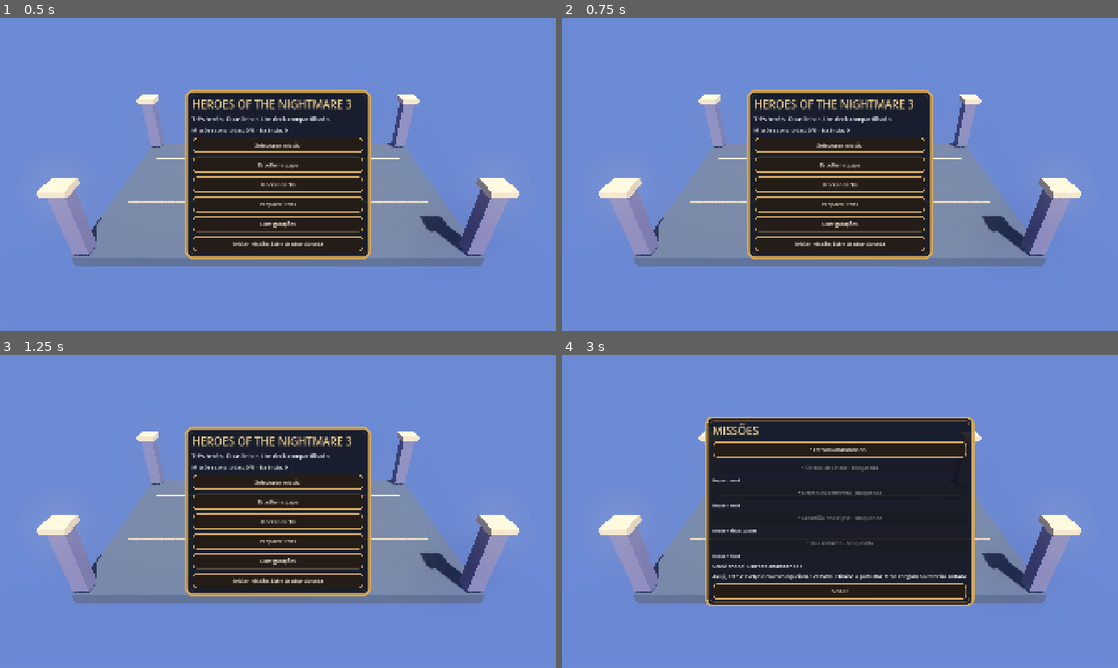
Above: before the commit, frames 1-4 (two rows, left to right).
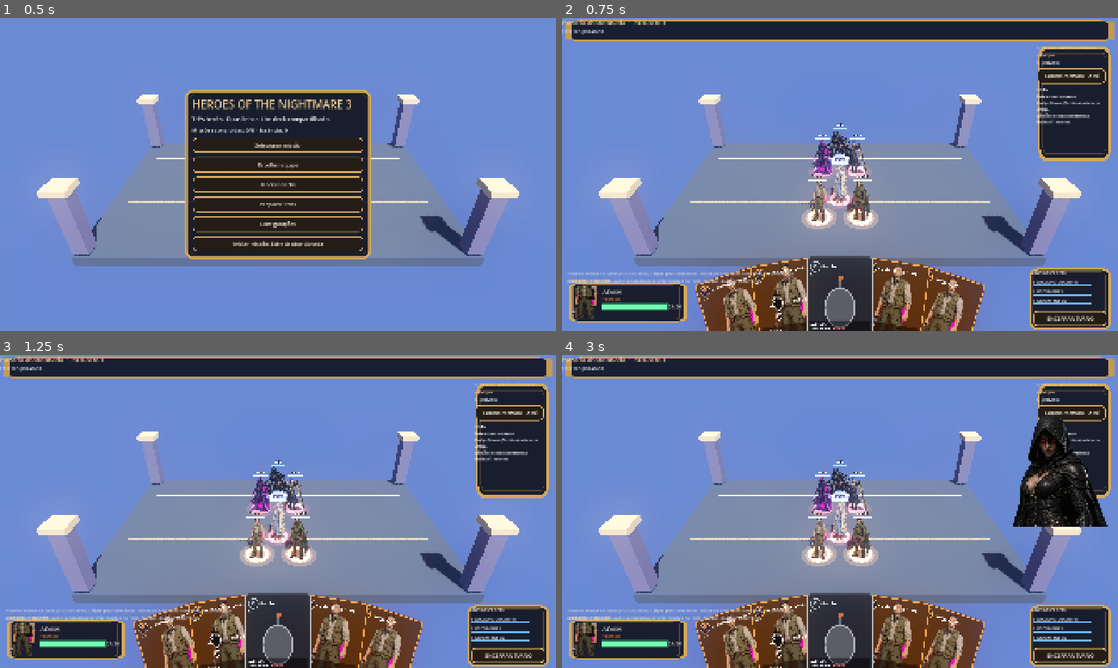
Above: after the commit, the same moments.

Repository: jogosdriveparreiras-a11y/hont3
Game: Godot game, scene res://game/GameRoot.tscn
Same seed, same stepped clock (60 frames per second), same inputs: the game is played once before the commit and once after it.
Inputs (mouse positions are in pixels of both pictures, inside the frame that each line leads up to):
- Up to frame 1 (0.5 s): no input
- Up to frame 2 (0.75 s): click "Iniciar missão: Estrada aband…" at 0.5 s
- Up to frame 3 (1.25 s): no input
- Up to frame 4 (3 s): click (840, 580) at 1.25 s, where only the run before the commit has a clickable "Iniciar missão: Estrada aband…"; click (840, 483) at 2 s, where only the run before the commit has a clickable "Selecionar missão"; click (840, 448) at 2.75 s, where only the run before the commit has a clickable "• Estrada abandonada ·"

Frame 1 is identical in both runs. In frame 2, 46% of the frame differs, in the area x 0-100%, y 0-100%; in frame 3, 46%; in frame 4, 58%.
Error before the commit: Parse Error: Identifier "definition" not declared in the current scope. (res://game/BattleState.gd:772)

Commit message:
Corrige definition não declarado em _redraw_side.

Diff:
--- a/game/BattleState.gd
+++ b/game/BattleState.gd
@@ -768,6 +768,12 @@
 func _redraw_side(side: String, hand_index: int) -> bool:
 	if side == "ENEMY" and phase != "ENEMY": return false
 	if side != "ENEMY" and phase != "PLAYER": return false
+	var acting_hand := _hand_of(side)
+	var redraw_left: int = enemy_redraws if side == "ENEMY" else redraws
+	if redraw_left <= 0 or hand_index < 0 or hand_index >= acting_hand.size():
+		return false
+	var peek: Dictionary = acting_hand[hand_index]
+	var definition: Dictionary = Content.CARDS.get(peek["id"], {})
 	# Item com dono explícito: dono precisa estar vivo no time atuante.
 	if definition.get("item", false) and definition.has("owner_hero"):
 		var need := str(definition["owner_hero"])
@@ -779,14 +785,9 @@
 		if not owner_alive:
 			_log("Item bloqueado: dono %s indisponível." % need)
 			return false
-	var acting_hand := _hand_of(side)
-	var redraw_left: int = enemy_redraws if side == "ENEMY" else redraws
-	if redraw_left <= 0 or hand_index < 0 or hand_index >= acting_hand.size():
-		return false
 	var card: Dictionary = acting_hand.pop_at(hand_index)
 	if side == "ENEMY": enemy_redraws -= 1
 	else: redraws -= 1
-	var definition: Dictionary = Content.CARDS.get(card["id"], {})
 	var source := actor_by_id(card["owner"])
 	var targets: Array[Dictionary] = [source]
 	_resolve(source, targets, card, {"effects": definition.get("on_redraw", [])})
